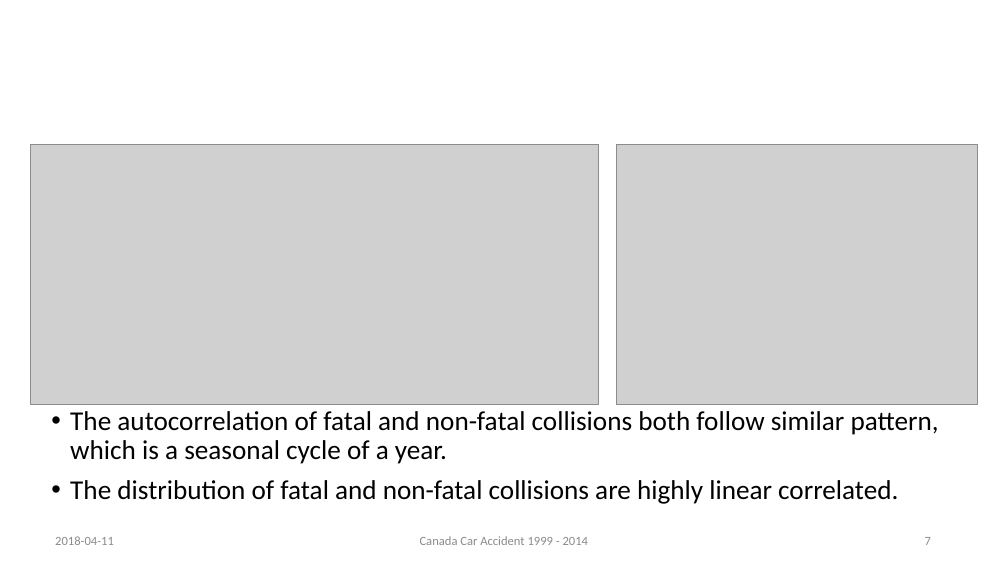
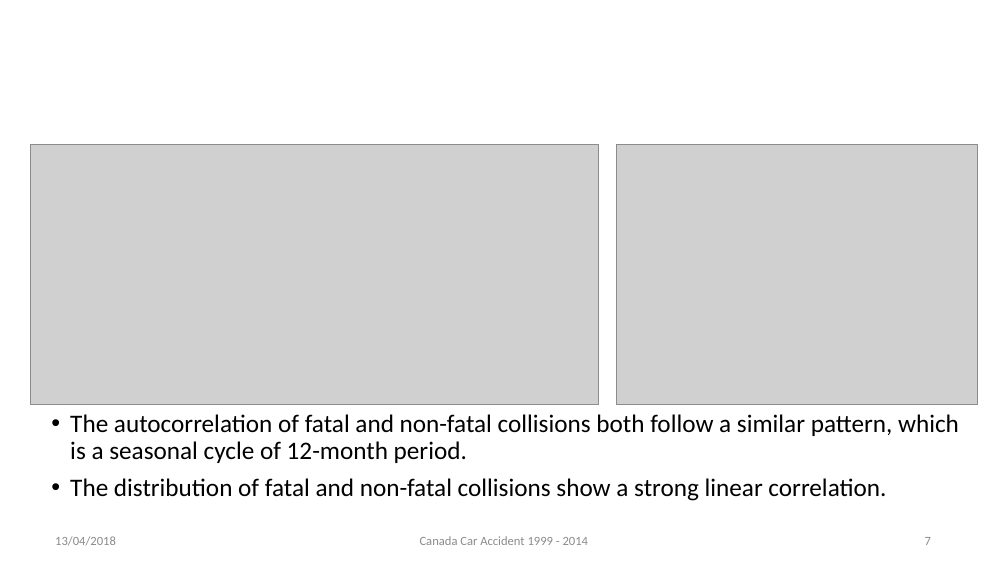
Before and after one commit to rynho/3250-G3, a slide deck: slide 7 of Deliverable/Presentation.pptx. Drawn at 1008x567 pixels with LibreOffice and Linux fonts; fonts in the diff are those of the drawing; grey boxes stand for pictures; background and template pictures are left out. Boxes give left, top, right and bottom in pixels: in the first picture for what was removed or moved away, otherwise in the second. Text is boxed around its words. In the diff, an @@ line names an element or a change of style, - is before the commit and + after.

```diff
--- a/Deliverable/Presentation.pptx
+++ b/Deliverable/Presentation.pptx
@@ text at bbox=[70, 414, 959, 501]: text changed; size 25.9 to 24 pt @@
-• The autocorrelation of fatal and non-fatal collisions both follow similar pattern, which is a seasonal cycle of a year.
-• The distribution of fatal and non-fatal collisions are highly linear correlated.
+• The autocorrelation of fatal and non-fatal collisions both follow a similar pattern, which is a seasonal cycle of 12-month period.
+• The distribution of fatal and non-fatal collisions show a strong linear correlation.
@@ text at bbox=[55, 536, 116, 545]: text changed @@
-2018-04-11
+13/04/2018
```
Also in this commit, not shown: 19 other slides changed, 8 other files.
